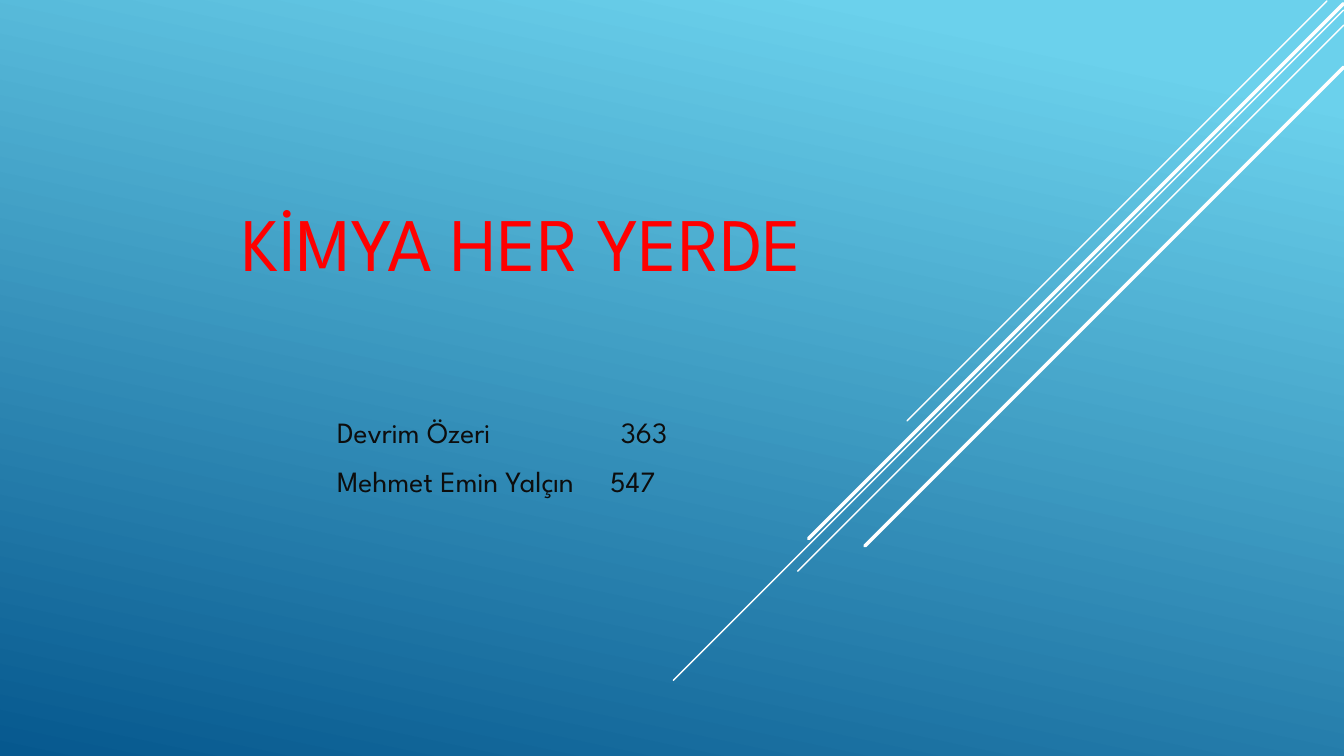
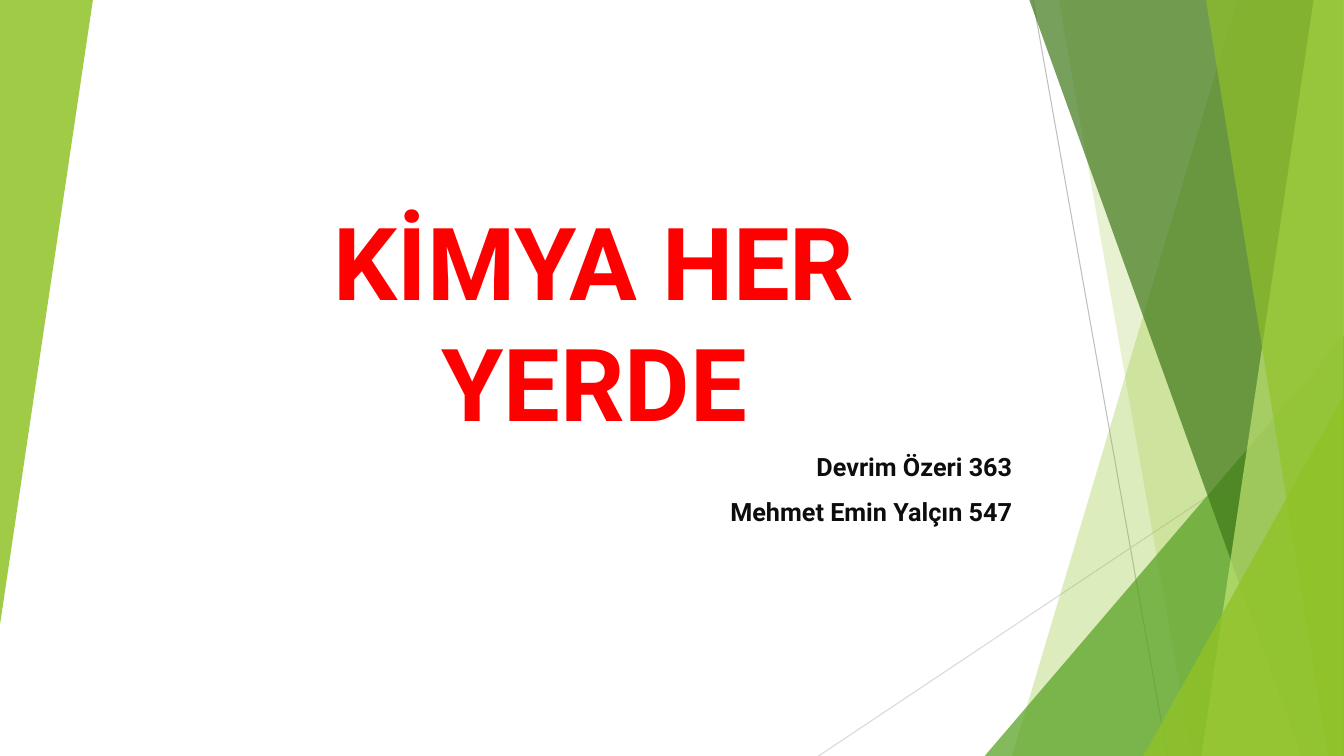
Before and after one commit to yahyaozsoy/yahyaozsoy.github.io, a slide deck: slide 1 of friends/KIMYAHERYERDE.pptx. Drawn at 1344x756 pixels with LibreOffice and Linux fonts; fonts in the diff are those of the drawing. Boxes give left, top, right and bottom in pixels: in the first picture for what was removed or moved away, otherwise in the second. Text is boxed around its words. In the diff, an @@ line names an element or a change of style, - is before the commit and + after.

```diff
--- a/friends/KIMYAHERYERDE.pptx
+++ b/friends/KIMYAHERYERDE.pptx
@@ background gradient #6ED2EB to #06588E to #FFFFFF @@
@@ group added at (x1=0, y1=0, x2=1344, y2=756): 5 freeform shapes, 3 triangles, 2 lines @@
@@ line removed from (1344, 10) to (674, 681) @@
@@ line removed from (1344, 25) to (798, 572) @@
@@ line removed from (1344, 4) to (809, 538) @@
@@ line removed from (1327, 1) to (907, 421) @@
@@ line removed from (1344, 68) to (865, 546) @@
@@ title "KİMYA HER YERDE" moved from (x1=241, y1=210, x2=803, y2=271) to (x1=334, y1=209, x2=854, y2=421) @@
@@ title "KİMYA HER YERDE" at (x1=334, y1=209, x2=854, y2=421): size 54 to 72 pt, font League Spartan to Roboto, bold on; alignment left to centre @@
@@ subtitle "Devrim Özeri 363" moved from (x1=337, y1=419, x2=667, y2=498) to (x1=730, y1=454, x2=1012, y2=527) @@
@@ subtitle "Devrim Özeri 363" at (x1=730, y1=454, x2=1012, y2=527): size 21 to 18 pt, font League Spartan to Roboto, bold on; alignment left to right @@
```
Also in this commit, not shown: 32 slides added, 10 slides removed, 1 other file.
